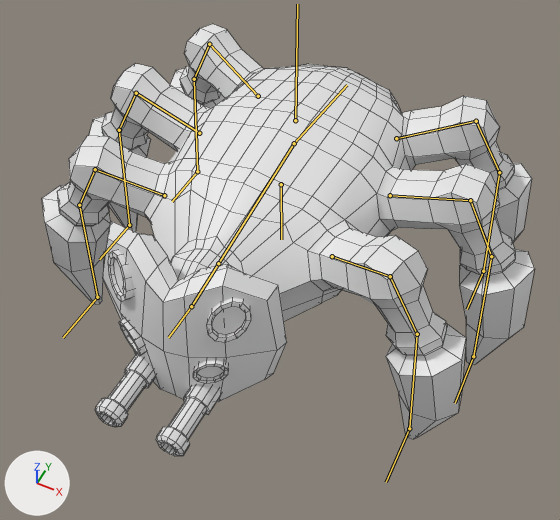
Two versions of the Blender file Models/Characters.blend, one commit apart.
Camera for both pictures: a 50 mm camera at (2.07, -4.4, 3.81) aimed at (0.15, -0.58, -0.98). Lighting does not change. The marker at lower left points along +X, +Y and +Z. The bones that bend it are drawn over the model as lines. Mesh edges are drawn as thin lines.

In view in the first picture: 'Anti-Virus'.
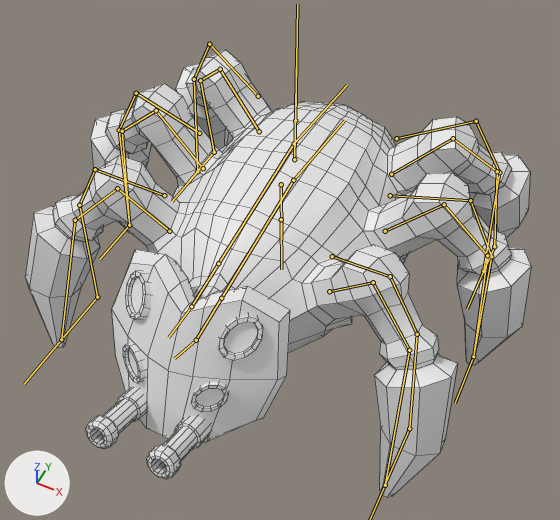
The newer file adds an action. The first version stands in its rest pose; the second is drawn at frame 60 of the action 'Idle'.

Diff of the bpy script that builds the scene:
```diff
--- a/Models/Characters.blend.py
+++ b/Models/Characters.blend.py
@@ bone_front_lower_l_001 @@
 bone_front_lower_l_001 = bpy.data.objects['Anti-Virus Rig'].pose.bones['Front Lower.l.001']
-bone_front_lower_l_001.location = (0.0, 0.0, 0.0)
+bone_front_lower_l_001.location = (0.0, 0.556, 0.0)
@@ bone_back_lower_l_001 @@
 bone_back_lower_l_001 = bpy.data.objects['Anti-Virus Rig'].pose.bones['Back Lower.l.001']
-bone_back_lower_l_001.location = (0.0, 0.0, 0.0)
+bone_back_lower_l_001.location = (0.0, -0.365, 0.0)
@@ bone_front_lower_r_001 @@
 bone_front_lower_r_001 = bpy.data.objects['Anti-Virus Rig'].pose.bones['Front Lower.r.001']
-bone_front_lower_r_001.location = (0.0, 0.0, 0.0)
+bone_front_lower_r_001.location = (0.0, 0.556, 0.0)
@@ bone_back_lower_r_001 @@
 bone_back_lower_r_001 = bpy.data.objects['Anti-Virus Rig'].pose.bones['Back Lower.r.001']
-bone_back_lower_r_001.location = (0.0, 0.0, 0.0)
+bone_back_lower_r_001.location = (0.0, -0.365, 0.0)
@@ bone_bone @@
 bone_bone = bpy.data.objects['Anti-Virus Rig'].pose.bones['Bone']
-bone_bone.location = (0.0, 0.0, 0.0)
+bone_bone.location = (0.0, -0.397, 0.0)
@@ bone_head @@
 bone_head = bpy.data.objects['Anti-Virus Rig'].pose.bones['Head']  # child of 'Neck'
-bone_head.rotation_quaternion = (1.0, 0.0, 0.0, 0.0)  # degrees (0, 0, 0)
+bone_head.rotation_quaternion = (0.98, -0.201, 0.0, 0.0)  # degrees (-23, 0, 0)
```

Location of each change, [x1, y1, x2, y2] in pixels of the pictures (560 x 520 px):
'Anti-Virus', posed: before [42, 24, 534, 456]; after [25, 50, 531, 497]
bone 'Back Lower.l.001', root to tip: before (483, 271) to (467, 309); after (494, 246) to (478, 282)
bone 'Front Lower.r.001', root to tip: before (97, 297) to (63, 337); after (61, 339) to (24, 384)
bone 'Back Lower.r.001', root to tip: before (197, 171) to (172, 201); after (214, 152) to (189, 180)
bone 'Bone', root to tip: before (295, 120) to (297, 4); after (294, 159) to (296, 54)
bone 'Head', root to tip: before (191, 306) to (168, 337); after (196, 340) to (174, 358)
